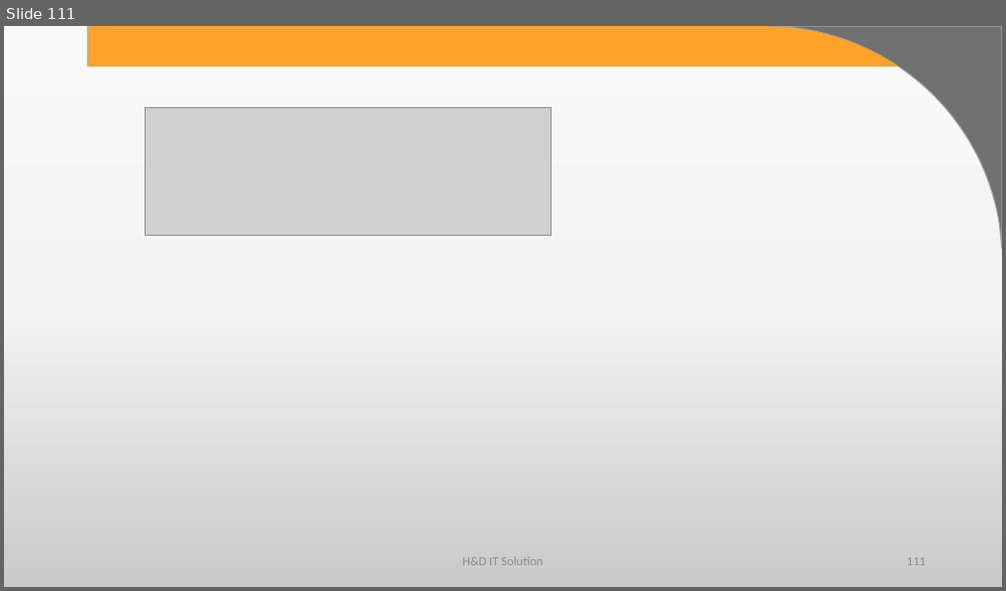
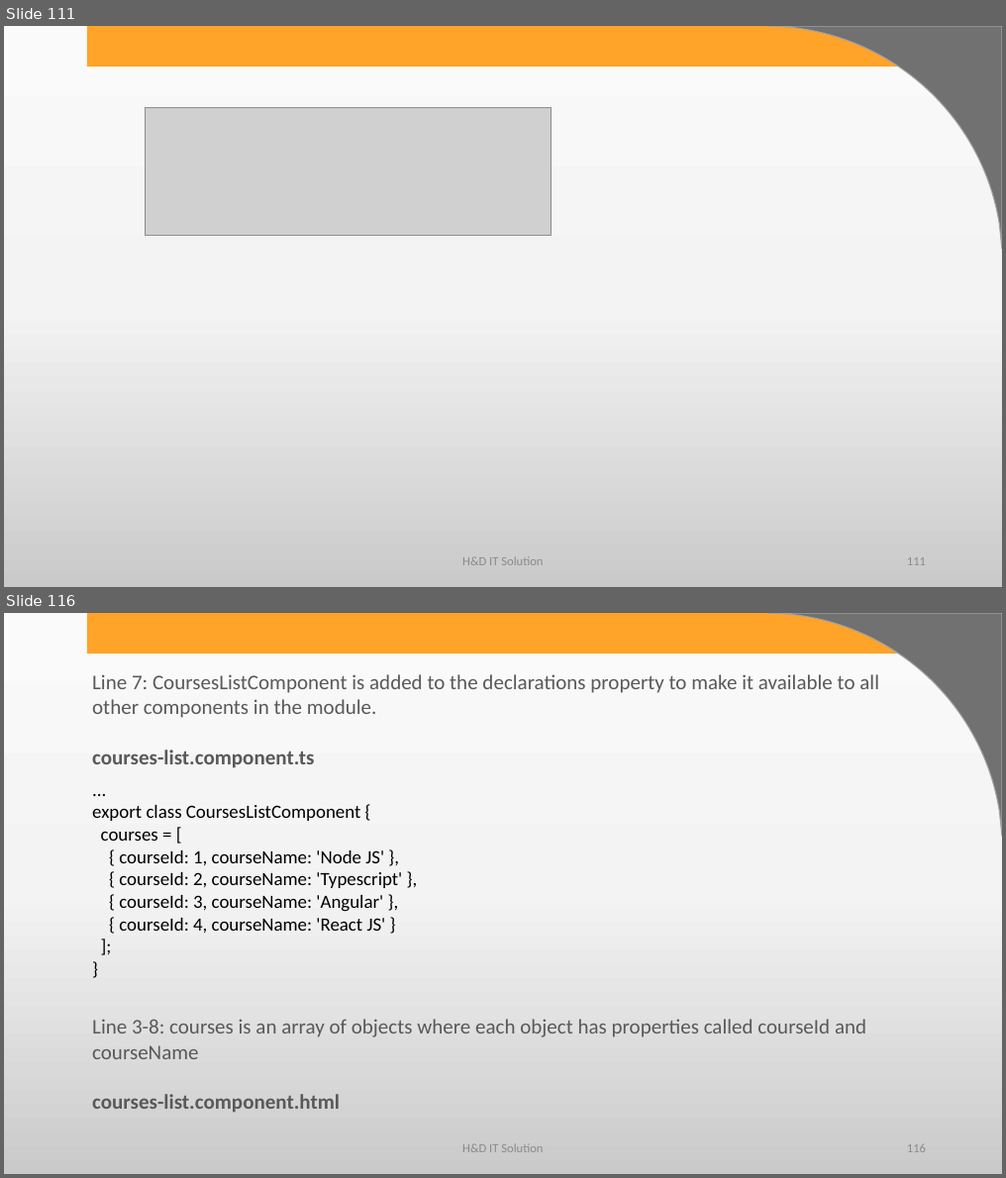
Before and after one commit to harshadasawant/infiniteAngular, a slide deck: ppt/ANGULAR.pptx. Shown one above the other, each under a label of ours: slide 111 before the commit, slides 111 and 116 after it; the slides between them are not shown. The pictures are 1006x591 and 1006x1178 pixels, drawn with LibreOffice and Linux fonts; fonts in the diff are those of the drawing; grey boxes stand for pictures; background and template pictures are left out. Boxes give left, top, right and bottom in pixels: in the first picture for what was removed or moved away, otherwise in the second. Text is boxed around its words. In the diff, an @@ line names an element or a change of style, - is before the commit and + after.

```diff
--- a/ppt/ANGULAR.pptx
+++ b/ppt/ANGULAR.pptx
@@ slide 116 added at (x1=4, y1=613, x2=1002, y2=1174), background gradient #FBFBFB to #F4F4F4 to #CBCBCB; not listed: 2 template elements that a slide beside it also shows @@
@@ text added at (x1=92, y1=674, x2=879, y2=768), 20 pt, text #595959 @@
+Line 7: CoursesListComponent is added to the declarations property to make it available to all other components in the module.
+courses-list.component.ts
@@ text added at (x1=92, y1=805, x2=402, y2=933), 18 pt, text #000000 @@
+...
+export class CoursesListComponent {
+courses = [
+{ courseId: 1, courseName: 'Node JS' },
+{ courseId: 2, courseName: 'Typescript' },
+{ courseId: 3, courseName: 'Angular' },
+{ courseId: 4, courseName: 'React JS' }
+];
+}
@@ text added at (x1=92, y1=1019, x2=866, y2=1112), 20 pt, text #595959 @@
+Line 3-8: courses is an array of objects where each object has properties called courseId and courseName
+courses-list.component.html
@@ text added at (x1=462, y1=1145, x2=543, y2=1153), 12 pt, text #8C8C8C @@
+H&D IT Solution
@@ page number added at (x1=907, y1=1145, x2=926, y2=1153), 12 pt, text #8C8C8C @@
+116
```
Also in this commit, not shown: 21 other slides added, 7 other files.
